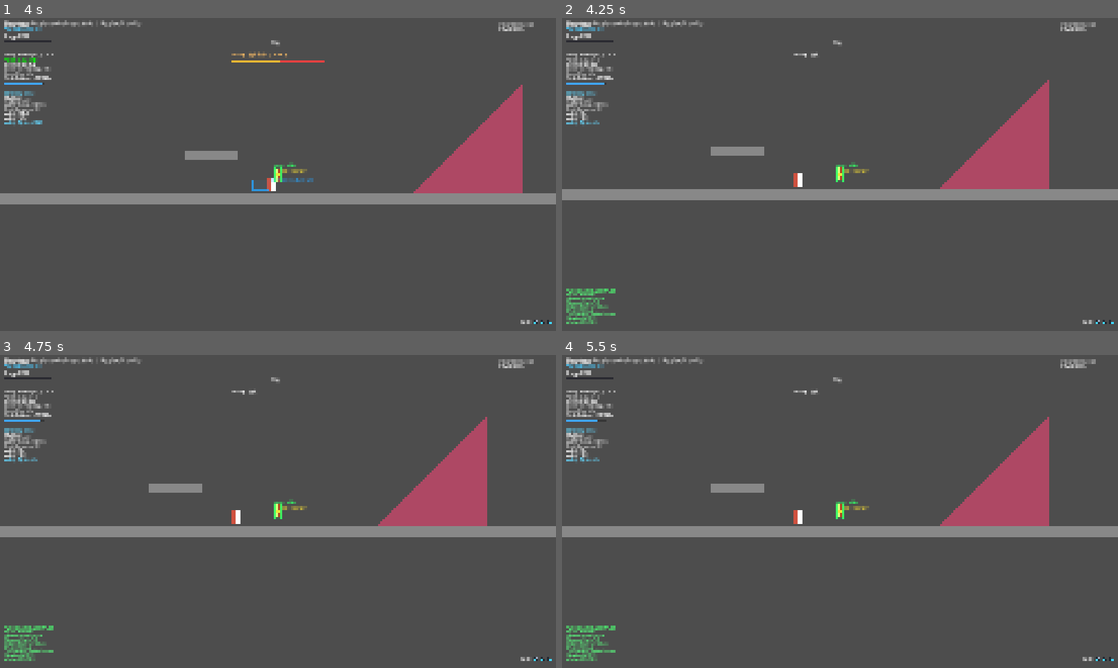
Above: before the commit, frames 1-4 (two rows, left to right).
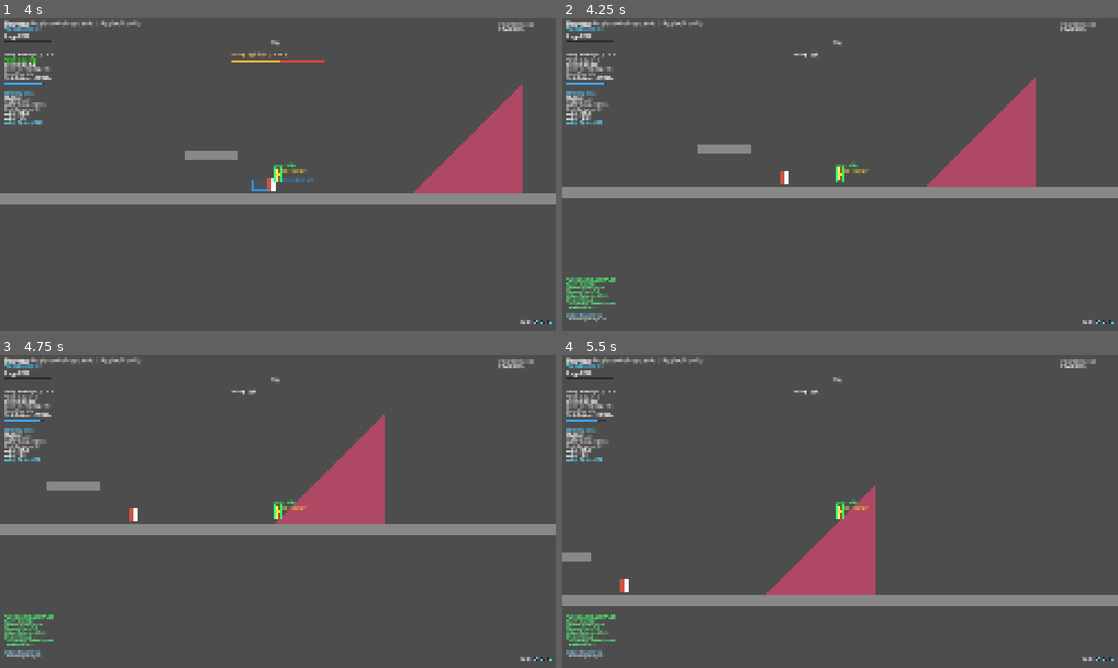
Above: after the commit, the same moments.

Repository: Guo3020/CombatLab
Game: Godot game, scene res://02_scenes/01_arena/main.tscn
Same seed, same stepped clock (60 frames per second), same inputs: the game is played once before the commit and once after it.
Inputs (mouse positions are in pixels of both pictures, inside the frame that each line leads up to):
- Up to frame 1 (4 s): tap Enter at 0.5 s; move the mouse to (400, 158) at 0.52 s; hold D (move_right) 0.53-1.25 s; hold Right mouse button (dodge) 0.53-1.25 s; click (400, 158) at 0.67 s; tap Up (jump) at 0.77, 3.77 s; drag from (166, 190) to (405, 174) at 1.27 s; move the mouse to (333, 105) at 2.02 s; hold A (move_left) 2.03-2.75 s; tap Delete at 2.1 s; drag from (250, 237) to (111, 127) at 2.77 s; move the mouse to (444, 221) at 3.52 s; hold D (move_right) from 3.53 s (still down); hold Right mouse button (dodge) from 3.53 s (still down)
- Up to frame 2 (4.25 s): keep holding D (move_right); keep holding Right mouse button (dodge); tap M (debug_player_die) at 4.15 s
- Up to frame 3 (4.75 s): release D (move_right) at 4.25 s; release Right mouse button (dodge) at 4.25 s; drag from (111, 464) to (194, 433) at 4.27 s
- Up to frame 4 (5.5 s): move the mouse to (867, 511) at 5.02 s; hold D (move_right) from 5.03 s (still down); tap Delete at 5.1 s; click (867, 511) at 5.17 s

Frame 1 is identical in both runs. In frame 2, 4.3% of the frame differs, in the area x 0-100%, y 19-98%; in frame 3, 9.8%; in frame 4, 15%.

Commit message:
Keep death physics active and clarify cleanup debug

Diff:
--- a/03_scripts/01_combat/executor/combat_action_executor.gd
+++ b/03_scripts/01_combat/executor/combat_action_executor.gd
@@ -3,7 +3,7 @@
 class_name CombatActionExecutor
 
 
-const DEBUG_ACTION_OVERRIDE: bool = true
+const DEBUG_ACTION_OVERRIDE: bool = false
 
 
 # ==================================================
--- a/03_scripts/02_player/characters/player1.gd
+++ b/03_scripts/02_player/characters/player1.gd
@@ -364,18 +364,25 @@
 # ==================================================
 
 func _physics_process(delta: float) -> void:
-	if is_dead:
-		velocity = Vector2.ZERO
-		return
-
 	var actor_delta: float = CombatTimeManager.get_actor_delta(
 		self,
 		delta
 	)
 
-	# TimeFreeze 只暂停角色自身执行层。
-	# 输入采集仍然在 _process() 中继续。
+	# TimeFreeze 暂停角色自身的物理执行层。
 	if actor_delta <= 0.0:
+		return
+
+	# 死亡后不再执行输入、Action 或普通移动逻辑，
+	# 但保留独立的重力与碰撞更新。
+	if is_dead:
+		velocity = movement_controller.apply_gravity(
+			actor_delta,
+			velocity,
+			is_on_floor(),
+			false
+		)
+		_move_and_slide_with_time_scale(actor_delta, delta)
 		return
 
 	# --------------------------------------------------
@@ -634,10 +641,13 @@
 	# 死亡状态统一以 0 生命值表示，包括 Debug 直接死亡。
 	current_health = 0.0
 
+	# 保存死亡瞬间的速度。清理 Action 后恢复它，
+	# 让死亡状态仍能继续受到重力和碰撞影响。
+	var death_velocity: Vector2 = velocity
+
 	# 先锁定死亡状态，防止清理期间产生新的战斗输入。
 	is_dead = true
 
-	velocity = Vector2.ZERO
 	move_input_direction = 0.0
 	move_input_vector = Vector2.ZERO
 
@@ -669,8 +679,8 @@
 	if movement_controller != null:
 		movement_controller.clear_for_death()
 
-	# 结束回调可能处理 End Velocity，因此最后再次锁定速度。
-	velocity = Vector2.ZERO
+	# Action / Movement 清理回调可能改写速度，恢复死亡瞬间的速度。
+	velocity = death_velocity
 
 
 # ==================================================
@@ -710,6 +720,11 @@
 		movement_controller == null
 		or not movement_controller.movement_track_collision_mask_modified
 	)
+	var collision_mask_layers: Array[int] = []
+	for layer in range(1, 33):
+		if get_collision_mask_value(layer):
+			collision_mask_layers.append(layer)
+
 	var stabilization_active: bool = (
 		movement_controller != null
 		and (
@@ -747,8 +762,6 @@
 		and debug_action_name == "待机"
 	)
 
-	var velocity_zero: bool = velocity.is_zero_approx()
-
 	var all_clear: bool = (
 		is_dead
 		and not action_running
@@ -762,7 +775,6 @@
 		and input_buffers_clear
 		and duck_and_landing_clear
 		and debug_timeline_clear
-		and velocity_zero
 	)
 
 	return {
@@ -778,7 +790,8 @@
 		"input_buffers_clear": input_buffers_clear,
 		"duck_and_landing_clear": duck_and_landing_clear,
 		"debug_timeline_clear": debug_timeline_clear,
-		"velocity_zero": velocity_zero
+		"collision_mask_layers": collision_mask_layers,
+		"death_velocity": velocity
 	}
 
 
--- a/03_scripts/04_debug/combat_debug_overlay.gd
+++ b/03_scripts/04_debug/combat_debug_overlay.gd
@@ -671,7 +671,7 @@
 	)
 
 	var all_clear: bool = bool(debug_data.get("all_clear", false))
-	var info_position := Vector2(20.0, size.y - 180.0)
+	var info_position := Vector2(20.0, size.y - 230.0)
 	var line_height: float = 18.0
 	var font := ThemeDB.fallback_font
 
@@ -729,10 +729,6 @@
 			"label": "Debug timeline",
 			"passed": bool(debug_data.get("debug_timeline_clear", false))
 		},
-		{
-			"label": "Velocity = ZERO",
-			"passed": bool(debug_data.get("velocity_zero", false))
-		}
 	]
 
 	for index in range(checks.size()):
@@ -751,6 +747,46 @@
 			Color(0.35, 1.0, 0.5) if passed else Color(1.0, 0.3, 0.25)
 		)
 
+	var collision_mask_layers: Array = debug_data.get(
+		"collision_mask_layers",
+		[]
+	)
+	var layer_labels: Array[String] = []
+	for layer in collision_mask_layers:
+		layer_labels.append(str(layer))
+	var mask_layers_text: String = (
+		", ".join(layer_labels)
+		if not layer_labels.is_empty()
+		else "None"
+	)
+
+	draw_string(
+		font,
+		info_position + Vector2(0.0, line_height * 9.0),
+		"Collision Mask Layers: " + mask_layers_text,
+		HORIZONTAL_ALIGNMENT_LEFT,
+		-1,
+		13,
+		Color(0.5, 0.85, 1.0)
+	)
+
+	var death_velocity: Vector2 = debug_data.get(
+		"death_velocity",
+		Vector2.ZERO
+	)
+	draw_string(
+		font,
+		info_position + Vector2(0.0, line_height * 10.0),
+		"Death Velocity: (%.1f, %.1f)" % [
+			death_velocity.x,
+			death_velocity.y
+		],
+		HORIZONTAL_ALIGNMENT_LEFT,
+		-1,
+		13,
+		Color(0.8, 0.8, 0.8)
+	)
+
 
 # ==================================================
 # Movement Debug
